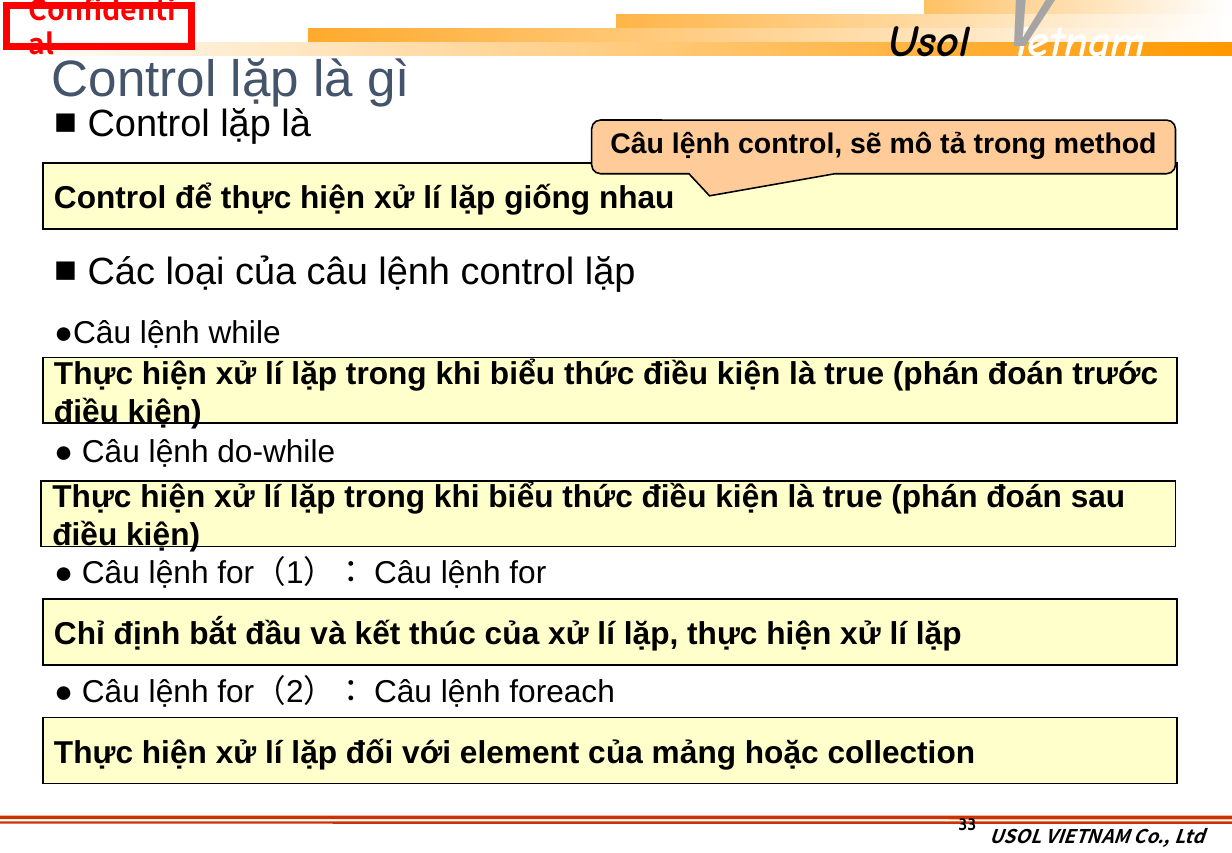
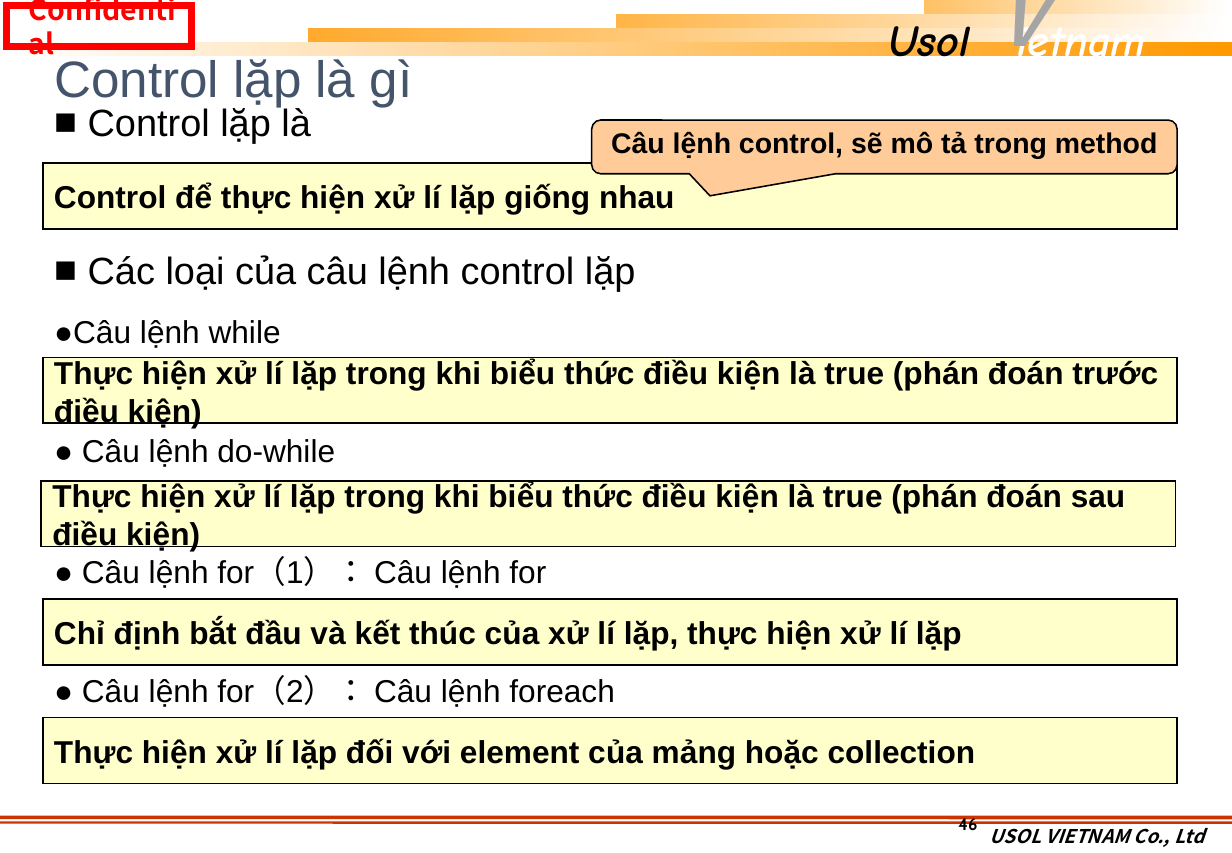
Before and after one commit to khuongmaingoc/javaDoc, a slide deck: slide 46 of Java_Week2.pptx (slide 33 before the commit). Drawn at 1232x853 pixels with LibreOffice and Linux fonts; fonts in the diff are those of the drawing; background and template pictures are left out. Boxes give left, top, right and bottom in pixels: in the first picture for what was removed or moved away, otherwise in the second. Text is boxed around its words. In the diff, an @@ line names an element or a change of style, - is before the commit and + after.

```diff
--- a/Java_Week2.pptx
+++ b/Java_Week2.pptx
@@ title "Control lặp là gì" moved from (x1=52, y1=55, x2=410, y2=106) to (x1=54, y1=59, x2=413, y2=107) @@
@@ page number at (x1=958, y1=816, x2=977, y2=834): text changed @@
-33
+46
```
Also in this commit, not shown: 13 other slides changed, 19 slides added, 3 other files.
